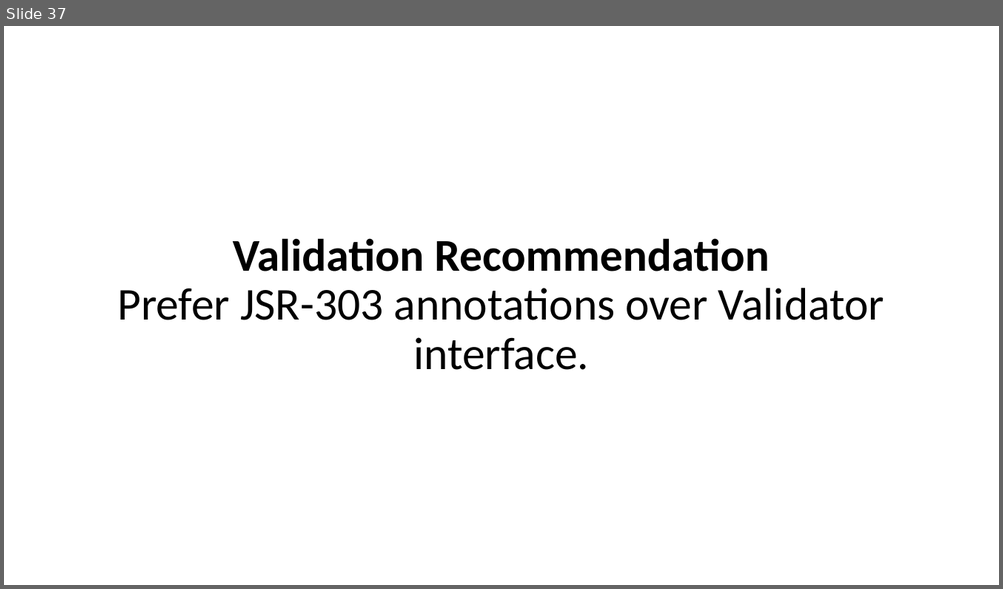
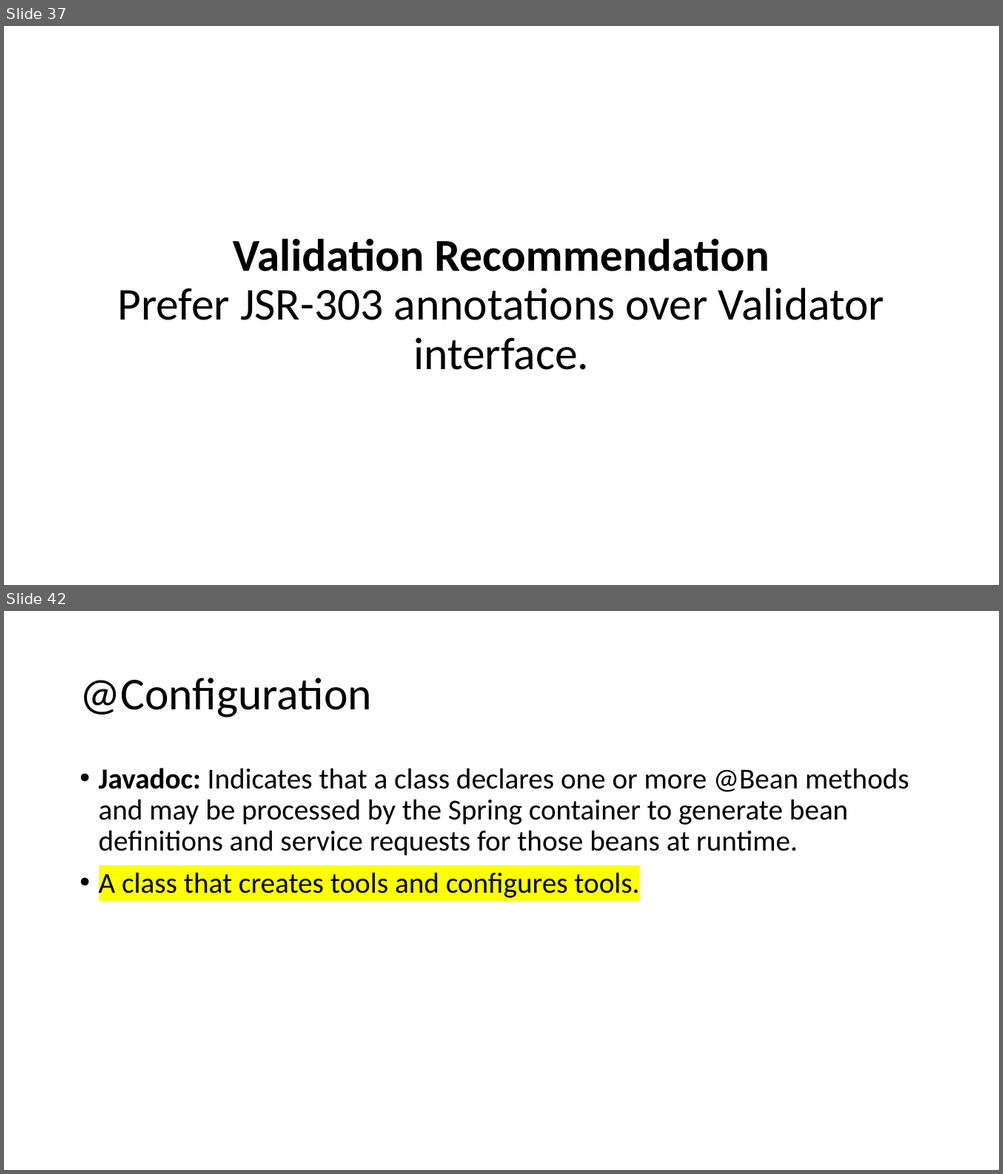
Before and after one commit to ryl/cybr406-2020, a slide deck: files/spring-boot-basics.pptx. Shown one above the other, each under a label of ours: slide 37 before the commit, slides 37 and 42 after it; the slides between them are not shown. The pictures are 1003x589 and 1003x1174 pixels, drawn with LibreOffice and Linux fonts; fonts in the diff are those of the drawing. Boxes give left, top, right and bottom in pixels: in the first picture for what was removed or moved away, otherwise in the second. Text is boxed around its words. In the diff, an @@ line names an element or a change of style, - is before the commit and + after.

```diff
--- a/files/spring-boot-basics.pptx
+++ b/files/spring-boot-basics.pptx
@@ slide 42 added at box(4, 611, 999, 1170), background #FFFFFF @@
@@ title added at box(79, 678, 372, 718), 44 pt, text #000000 @@
+@Configuration
@@ text added at box(99, 768, 909, 898), 28 pt, text #000000 @@
+• Javadoc: Indicates that a class declares one or more @Bean methods and may be processed by the Spring container to generate bean definitions and service requests for those beans at runtime.
+• A class that creates tools and configures tools.
```
Also in this commit, not shown: 7 other slides added, 1 other file.
